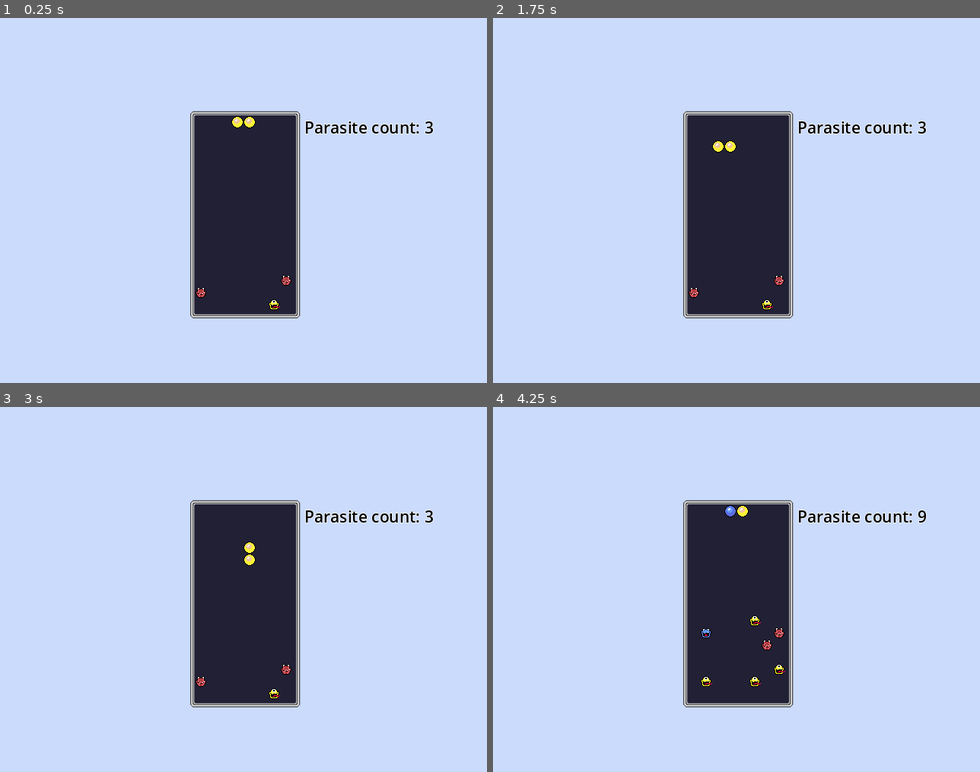
Above: before the commit, frames 1-4 (two rows, left to right).
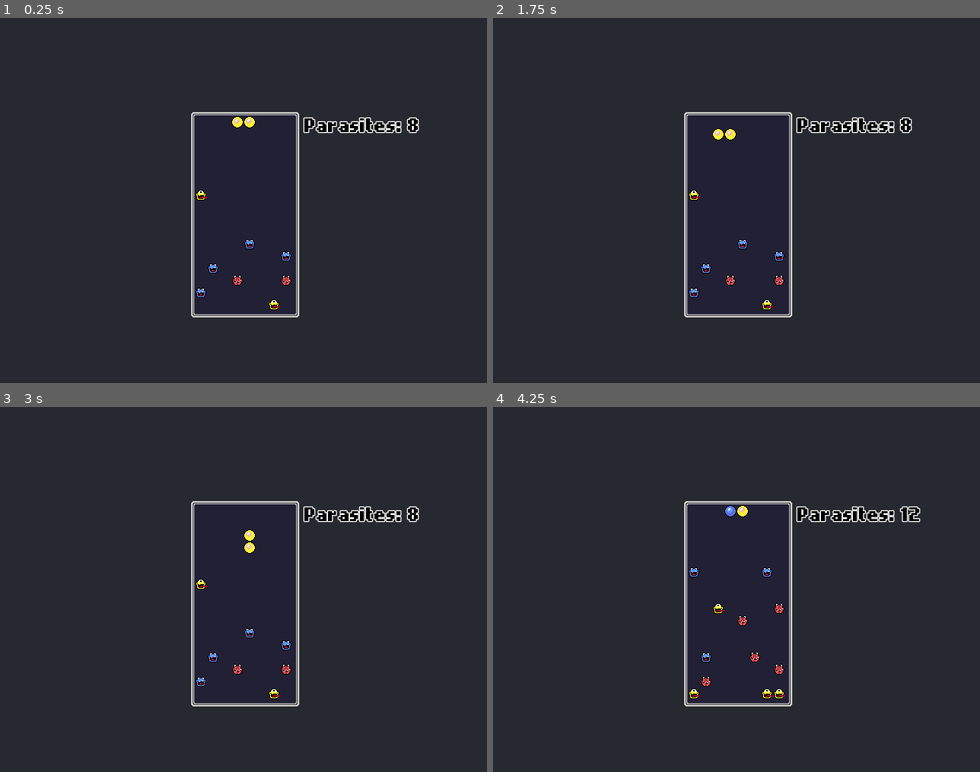
Above: after the commit, the same moments.

Repository: KurzweilTV/GodotWild67
Game: Godot game, scene res://scenes/main.tscn
Same seed, same stepped clock (60 frames per second), same inputs: the game is played once before the commit and once after it.
Inputs (mouse positions are in pixels of both pictures, inside the frame that each line leads up to):
- Up to frame 1 (0.25 s): no input
- Up to frame 2 (1.75 s): tap Enter at 0.5 s; move the mouse to (843, 182) at 0.52 s; hold D (right) 0.53-1.28 s; hold Space (rotate) 0.53-1.28 s; right-click (843, 182) at 0.8 s; move the mouse to (639, 218) at 1.27 s; hold A (left) from 1.28 s (still down); right-click (639, 218) at 1.35 s; tap Space (rotate) at 1.55 s
- Up to frame 3 (3 s): tap Enter at 2 s; move the mouse to (292, 509) at 2.02 s; release A (left) at 2.03 s; hold Space (rotate) 2.03-2.78 s; hold D (right) from 2.03 s (still down); right-click (292, 509) at 2.3 s; move the mouse to (219, 662) at 2.77 s; tap S (slam) at 2.85 s
- Up to frame 4 (4.25 s): tap Space (rotate) at 3.05 s; tap Enter at 3.5 s; move the mouse to (882, 644) at 3.52 s; release D (right) at 3.53 s; hold A (left) from 3.53 s (still down); hold Right mouse button (rotate_cw, bound only after the commit) from 3.53 s (still down); tap N (debug_next_level) at 4.15 s

The runs differ from the first frame. In frame 1, 88% of the frame differs, in the area x 0-100%, y 0-100%; in frame 2, 88%; in frame 3, 88%; in frame 4, 88%.

Commit message:
level loading and scoring in place

Diff:
--- a/globals/gamemanager.gd
+++ b/globals/gamemanager.gd
@@ -5,7 +5,26 @@
 
 var game_level : int = 1
 var game_score : int = 0
+var game_speed : String
+
+func calculate_score(parasites_cleared : int) -> int:
+	var score_multiplier : int = 1
+	var base_values : Dictionary = {
+		1:100,
+		2:200,
+		3:400,
+		4:800,
+		5:1600,
+		6:3200
+	}
+	if game_level in [1, 2, 3]:
+		score_multiplier = 1
+	elif game_level in [4, 5, 6]:
+		score_multiplier = 2
+	else:
+		score_multiplier = 3
+
+	return base_values[parasites_cleared] * score_multiplier
 
 func add_score(amount : int):
 	game_score += amount
-	print(game_score)
--- a/levels/level1.tscn
+++ b/levels/level1.tscn
@@ -7,12 +7,32 @@
 
 [node name="Parasite" parent="." index="2" instance=ExtResource("2_l4qn6")]
 position = Vector2(0, 224)
-virus_color = "Red"
+virus_color = "Random"
 
-[node name="Parasite3" parent="." index="3" instance=ExtResource("2_l4qn6")]
+[node name="Parasite2" parent="." index="3" instance=ExtResource("2_l4qn6")]
+position = Vector2(16, 192)
+virus_color = "Random"
+
+[node name="Parasite4" parent="." index="4" instance=ExtResource("2_l4qn6")]
+position = Vector2(112, 176)
+virus_color = "Random"
+
+[node name="Parasite6" parent="." index="5" instance=ExtResource("2_l4qn6")]
+position = Vector2(48, 208)
+virus_color = "Random"
+
+[node name="Parasite7" parent="." index="6" instance=ExtResource("2_l4qn6")]
+position = Vector2(64, 160)
+virus_color = "Random"
+
+[node name="Parasite8" parent="." index="7" instance=ExtResource("2_l4qn6")]
+position = Vector2(0, 96)
+virus_color = "Random"
+
+[node name="Parasite3" parent="." index="8" instance=ExtResource("2_l4qn6")]
 position = Vector2(96, 240)
-virus_color = "Yellow"
+virus_color = "Random"
 
-[node name="Parasite5" parent="." index="4" instance=ExtResource("2_l4qn6")]
+[node name="Parasite5" parent="." index="9" instance=ExtResource("2_l4qn6")]
 position = Vector2(112, 208)
-virus_color = "Red"
+virus_color = "Random"
--- a/levels/level2.tscn
+++ b/levels/level2.tscn
@@ -6,26 +6,39 @@
 [node name="Gameboard" instance=ExtResource("1_y2ufb")]
 
 [node name="Parasite2" parent="." index="2" instance=ExtResource("2_tdi87")]
-position = Vector2(96, 176)
+position = Vector2(80, 192)
 
 [node name="Parasite8" parent="." index="3" instance=ExtResource("2_tdi87")]
+position = Vector2(96, 240)
+
+[node name="Parasite9" parent="." index="4" instance=ExtResource("2_tdi87")]
+position = Vector2(32, 128)
+virus_color = "Random"
+
+[node name="Parasite10" parent="." index="5" instance=ExtResource("2_tdi87")]
+position = Vector2(112, 128)
+virus_color = "Random"
+
+[node name="Parasite3" parent="." index="6" instance=ExtResource("2_tdi87")]
+position = Vector2(16, 192)
+
+[node name="Parasite4" parent="." index="7" instance=ExtResource("2_tdi87")]
+position = Vector2(64, 144)
+
+[node name="Parasite5" parent="." index="8" instance=ExtResource("2_tdi87")]
+position = Vector2(112, 240)
+
+[node name="Parasite6" parent="." index="9" instance=ExtResource("2_tdi87")]
+position = Vector2(16, 224)
+
+[node name="Parasite7" parent="." index="10" instance=ExtResource("2_tdi87")]
+position = Vector2(0, 240)
+
+[node name="Parasite12" parent="." index="11" instance=ExtResource("2_tdi87")]
+position = Vector2(0, 80)
+
+[node name="Parasite17" parent="." index="12" instance=ExtResource("2_tdi87")]
 position = Vector2(112, 208)
 
-[node name="Parasite9" parent="." index="4" instance=ExtResource("2_tdi87")]
-position = Vector2(80, 144)
-virus_color = "Random"
-
-[node name="Parasite3" parent="." index="5" instance=ExtResource("2_tdi87")]
-position = Vector2(16, 160)
-
-[node name="Parasite4" parent="." index="6" instance=ExtResource("2_tdi87")]
-position = Vector2(112, 160)
-
-[node name="Parasite5" parent="." index="7" instance=ExtResource("2_tdi87")]
-position = Vector2(80, 224)
-
-[node name="Parasite6" parent="." index="8" instance=ExtResource("2_tdi87")]
-position = Vector2(16, 224)
-
-[node name="Parasite7" parent="." index="9" instance=ExtResource("2_tdi87")]
-position = Vector2(16, 224)
+[node name="Parasite14" parent="." index="13" instance=ExtResource("2_tdi87")]
+position = Vector2(96, 80)
--- a/levels/level3.tscn
+++ /dev/null
@@ -1,24 +0,0 @@
-[gd_scene load_steps=3 format=3 uid="uid://bfbx5k7ipfwub"]
-
-[ext_resource type="PackedScene" uid="uid://dl2wqasa6pwrg" path="res://scenes/gameboard.tscn" id="1_jl5y2"]
-[ext_resource type="PackedScene" uid="uid://chbn4qdsreh3b" path="res://scenes/parasite.tscn" id="2_4bdtn"]
-
-[node name="Gameboard" instance=ExtResource("1_jl5y2")]
-
-[node name="Parasite" parent="." index="2" instance=ExtResource("2_4bdtn")]
-position = Vector2(16, 96)
-
-[node name="Parasite2" parent="." index="3" instance=ExtResource("2_4bdtn")]
-position = Vector2(80, 112)
-
-[node name="Parasite3" parent="." index="4" instance=ExtResource("2_4bdtn")]
-position = Vector2(112, 64)
-
-[node name="Parasite4" parent="." index="5" instance=ExtResource("2_4bdtn")]
-position = Vector2(16, 144)
-
-[node name="Parasite5" parent="." index="6" instance=ExtResource("2_4bdtn")]
-position = Vector2(96, 176)
-
-[node name="Parasite6" parent="." index="7" instance=ExtResource("2_4bdtn")]
-position = Vector2(16, 224)
--- a/levels/level4.tscn
+++ /dev/null
@@ -1,33 +0,0 @@
-[gd_scene load_steps=3 format=3 uid="uid://qio18wqgekmw"]
-
-[ext_resource type="PackedScene" uid="uid://dl2wqasa6pwrg" path="res://scenes/gameboard.tscn" id="1_qknbn"]
-[ext_resource type="PackedScene" uid="uid://chbn4qdsreh3b" path="res://scenes/parasite.tscn" id="2_qg556"]
-
-[node name="Gameboard" instance=ExtResource("1_qknbn")]
-
-[node name="Parasite" parent="." index="2" instance=ExtResource("2_qg556")]
-position = Vector2(16, 160)
-
-[node name="Parasite2" parent="." index="3" instance=ExtResource("2_qg556")]
-position = Vector2(80, 160)
-
-[node name="Parasite3" parent="." index="4" instance=ExtResource("2_qg556")]
-position = Vector2(112, 224)
-
-[node name="Parasite4" parent="." index="5" instance=ExtResource("2_qg556")]
-position = Vector2(80, 240)
-
-[node name="Parasite5" parent="." index="6" instance=ExtResource("2_qg556")]
-position = Vector2(0, 240)
-
-[node name="Parasite6" parent="." index="7" instance=ExtResource("2_qg556")]
-position = Vector2(0, 208)
-
-[node name="Parasite9" parent="." index="8" instance=ExtResource("2_qg556")]
-position = Vector2(48, 144)
-
-[node name="Parasite7" parent="." index="9" instance=ExtResource("2_qg556")]
-position = Vector2(32, 240)
-
-[node name="Parasite8" parent="." index="10" instance=ExtResource("2_qg556")]
-position = Vector2(32, 240)
--- a/project.godot
+++ b/project.godot
@@ -75,6 +75,11 @@
 "events": [Object(InputEventKey,"resource_local_to_scene":false,"resource_name":"","device":-1,"window_id":0,"alt_press …(192 unchanged characters)…
 ]
 }
+rotate_cw={
+"deadzone": 0.5,
+"events": [Object(InputEventMouseButton,"resource_local_to_scene":false,"resource_name":"","device":-1,"window_id":0,"alt_pressed":false,"shift_pressed":false,"ctrl_pressed":false,"meta_pressed":false,"button_mask":2,"position":Vector2(74, 15),"global_position":Vector2(78, 56),"factor":1.0,"button_index":2,"canceled":false,"pressed":true,"double_click":false,"script":null)
+]
+}
 
 [rendering]
 
--- a/scenes/gameboard.tscn
+++ b/scenes/gameboard.tscn
@@ -1,14 +1,16 @@
-[gd_scene load_steps=6 format=3 uid="uid://dl2wqasa6pwrg"]
+[gd_scene load_steps=7 format=3 uid="uid://dl2wqasa6pwrg"]
 
 [ext_resource type="Script" path="res://scripts/gameboard.gd" id="1_mxnh0"]
 [ext_resource type="Texture2D" uid="uid://cox27inc6hd71" path="res://art/background/NewGameBoard.png" id="2_x78yu"]
 [ext_resource type="AudioStream" uid="uid://by6cxq3ef8k4a" path="res://sounds/effects/destroyed.mp3" id="4_qb7vh"]
 [ext_resource type="AudioStream" uid="uid://cb7bp8wolucnp" path="res://sounds/effects/falling.mp3" id="4_whhg2"]
+[ext_resource type="FontFile" uid="uid://jkgmgke4ckjs" path="res://fonts/nokia.ttf" id="5_cykwa"]
 
 [sub_resource type="LabelSettings" id="LabelSettings_d76ag"]
+font = ExtResource("5_cykwa")
 font_size = 21
 font_color = Color(0, 0, 0, 1)
-outline_size = 3
+outline_size = 5
 
 [node name="Gameboard" type="Node2D"]
 script = ExtResource("1_mxnh0")
@@ -28,7 +30,8 @@
 stream = ExtResource("4_whhg2")
 volume_db = -10.0
 
-[node name="Label" type="Label" parent="."]
+[node name="DebugLabel" type="Label" parent="."]
+texture_filter = 1
 offset_left = 144.0
 offset_right = 184.0
 offset_bottom = 23.0
--- a/scenes/main.tscn
+++ b/scenes/main.tscn
@@ -7,6 +7,7 @@
 script = ExtResource("1_a1t5j")
 
 [node name="Background" type="Sprite2D" parent="."]
+modulate = Color(0.187176, 0.187176, 0.187176, 1)
 texture_filter = 1
 texture = ExtResource("1_kr8x1")
 centered = false
@@ -15,3 +16,6 @@
 [node name="LevelLoader" type="Marker2D" parent="."]
 unique_name_in_owner = true
 position = Vector2(256, 129)
+
+[node name="SpawnLoc" type="Marker2D" parent="."]
+position = Vector2(496, 96)
--- a/scripts/capsule.gd
+++ b/scripts/capsule.gd
@@ -36,7 +36,9 @@
 	if event.is_action_pressed("slam"):
 		move_down()
 	if event.is_action_pressed("rotate"):
-		rotate_ccw()
+		rotate_piece("ccw")
+	if event.is_action_pressed("rotate_cw"): # to potentially rotate the other direction
+		rotate_piece("cw") # this is more annoying to implement than expected
 
 func _process(_delta: float) -> void:
 	$DebugLabel.text = str(piece_type.values())
@@ -82,7 +84,7 @@
 	position.y = floor(position.y / 16) * 16
 	pair_capsule.position.y = floor(pair_capsule.position.y / 16) * 16
 
-func rotate_ccw() -> void:
+func rotate_piece(direction) -> void:
 	var rotations: Dictionary = {
 		1: Vector2(-16, -16),
 		2: Vector2(-16, 16),
@@ -91,7 +93,7 @@
 	}
 	update_tick_speed()
 	# Rotate the piece
-	if will_rotate:
+	if will_rotate and direction == "ccw":
 		current_cycle += 1
 		if current_cycle > 4:
 			current_cycle = 1
@@ -100,6 +102,7 @@
 		$Sounds/rotate_sound.play()
 		nudge_towards_center() # Adjust if needed
 		update_tick_speed()
+
 
 #func animate_rotation(rotation_offset: Vector2) -> void:
 	#var final_position = position + rotation_offset
@@ -125,9 +128,9 @@
 			2:
 				nudge_direction.x = 1  # Nudge right
 			3: #HACK This is bad and I hate it.
-				rotate_ccw()
-				rotate_ccw()
-				rotate_ccw()
+				rotate_piece("ccw")
+				rotate_piece("ccw")
+				rotate_piece("ccw")
 				lock_pieces()
 				return
 			4:
@@ -146,9 +149,12 @@
 			pair_capsule.position.y += nudge_direction.y * 16
 
 func lock_pieces():
+	var piece1_loc = Grid.position_to_grid(position)
+	var piece2_loc = Grid.position_to_grid(pair_capsule.position)
+
 	emit_signal("piece_locked")
-	Grid.set_cell_occupied(Grid.position_to_grid(position), piece_type)
-	Grid.set_cell_occupied(Grid.position_to_grid(pair_capsule.position), pair_capsule.piece_type)
+	Grid.set_cell_occupied(piece1_loc, piece_type)
+	Grid.set_cell_occupied(piece2_loc, pair_capsule.piece_type)
 	is_active_piece = false
 	pair_capsule.is_active_piece = false
 	Grid.find_and_clear_matches()
--- a/scripts/gameboard.gd
+++ b/scripts/gameboard.gd
@@ -3,28 +3,28 @@
 
 signal level_complete
 
-@onready var label: Label = $Label
+@onready var label: Label = $DebugLabel
 
 var active_pieces : int
 var active_parasites : int = 0
 var capsule_scene = preload("res://scenes/capsule.tscn")
-var dummy_parasite_scene = preload("res://scenes/DummyParasite.tscn")
-var pellet_scene = preload("res://scenes/Pellet.tscn")
+var dummy_parasite_scene = preload("res://scenes/dummyparasite.tscn")
+var pellet_scene = preload("res://scenes/pellet.tscn")
 var spawn_point_1 = Grid.grid_to_position(Vector2(3, 0))
 var spawn_point_2 = Grid.grid_to_position(Vector2(4, 0))
 var parasite_count : int = 0
 
 
 func _ready() -> void:
+	Grid.connect("line_cleared", Callable(self, "_on_line_cleared"))
 	spawn_piece()
-	Grid.connect("line_cleared", Callable(self, "_on_line_cleared"))
 	spawn_parasites()
 
 func _process(_delta: float) -> void:
 	spawn_parasites()
 	spawn_pellets()
 	parasite_count = Grid.update_parasite_count()
-	label.text = "Parasite count: " + str(parasite_count)
+	label.text = "Parasites: " + str(parasite_count)
 	if parasite_count == 0:
 		emit_signal("level_complete")
 
--- a/scripts/level_loader.gd
+++ b/scripts/level_loader.gd
@@ -9,14 +9,13 @@
 func _ready() -> void:
 	count_available_levels()
 	load_levels()
-	start_level(level_index) # Start with the first level
-	connect("line_cleared", Callable(self, "_on_line_cleared"))
+	start_level() # Start with the first level
 
-func _unhandled_input(event: InputEvent) -> void:
+func _unhandled_input(_event: InputEvent) -> void:
 	if Input.is_action_just_pressed("debug_next_level"):
 		load_next_level()
 
-func start_level(level_index : int):
+func start_level():
 	if current_level_instance:
 		remove_child(current_level_instance)
 		current_level_instance.queue_free()
@@ -27,14 +26,16 @@
 	new_level_instance.global_position = gameboard_loc
 	add_child(new_level_instance)
 	current_level_instance = new_level_instance
+	Grid.update_parasite_count()
 
 func load_next_level():
+	Grid._initialize_grid()
 	level_index += 1
 	if level_index >= loaded_levels.size():
 		print("No more levels.")
 		return # TODO handle finishing the game here. load a you win maybe.
 
-	start_level(level_index)
+	start_level()
 
 func count_available_levels():
 	var dir = DirAccess.open("res://levels")
@@ -61,4 +62,5 @@
 # signals
 
 func _on_level_complete() -> void:
-	load_next_level()
+
+	load_next_level() # here is where we could load the level complete UI
Binary file added: art/ui/Dr.Parasite Clip Board Large.png
Binary file added: art/ui/Dr.Parasite Clip Board Medium.png
Binary file added: art/ui/Dr.Parasite Clip Board Small.png
Binary file added: art/ui/Dr.Parasite Menu.png
Binary file added: art/ui/Dr.Parasite Options Button.png
Binary file added: art/ui/Dr.Parasite Quit button.png
Binary file added: art/ui/Dr.Parasite Start button.png
